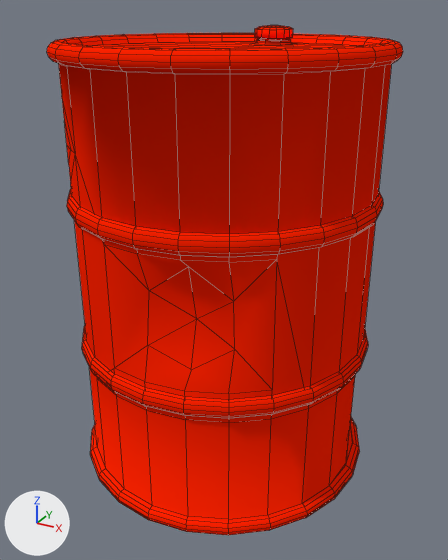
An edit to the Blender file props/fuel_can/fuel_can.blend, drawn before and after from the same camera.
One viewpoint serves both versions: a 50 mm lens placed at (0.694, -1.267, 1.119), pointed at (0.008, -0.018, 0.494). Lighting does not change. The marker at lower left points along +X, +Y and +Z. Mesh edges are drawn as thin lines.
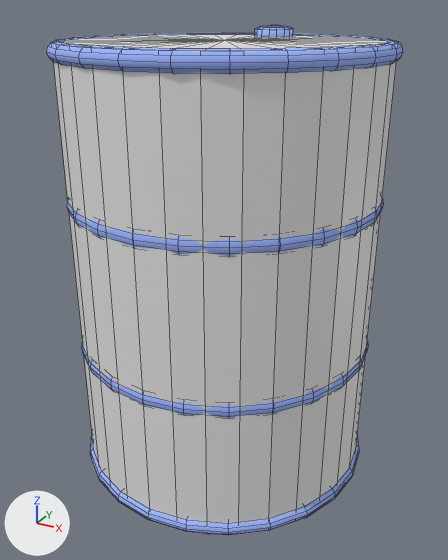
The newer file is also turned or shifted as a whole; pictures and numbers use the older file's frame.

Where the change shows, as pixel boxes [x1, y1, x2, y2] in the pictures (448 x 560 px):
'Mesh', recoloured (red to blue)
    both: [47, 25, 403, 535]
'Cylinder', added
    after: [53, 34, 398, 534]

What the commit changed:
Material 'fuel_can' (mat_fuel_can) changes colour from red #ff2300 to blue #a1b8ff; in linear values from (1.0, 0.0168, 0.0) to (0.358, 0.482, 1.0).
Mesh me_cylinder is new.
It is a 32-sided cylinder along z spanning x -0.365..0.365, y -0.365..0.365, z -0.525..0.525.
Object 'Cylinder' (ob_cylinder) is new; it shows me_cylinder.
Its location is (0.0, 0.0, 0.528).
